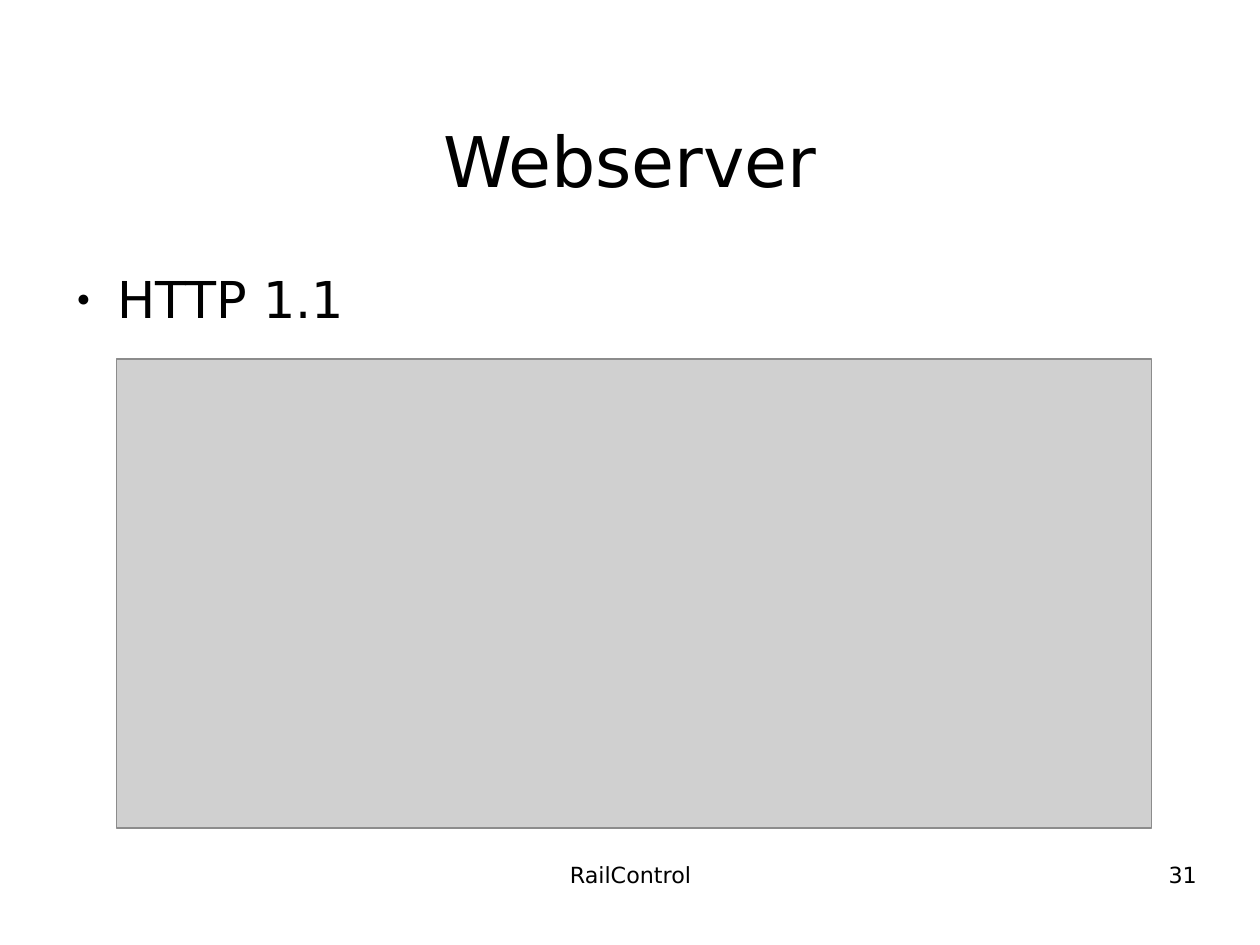
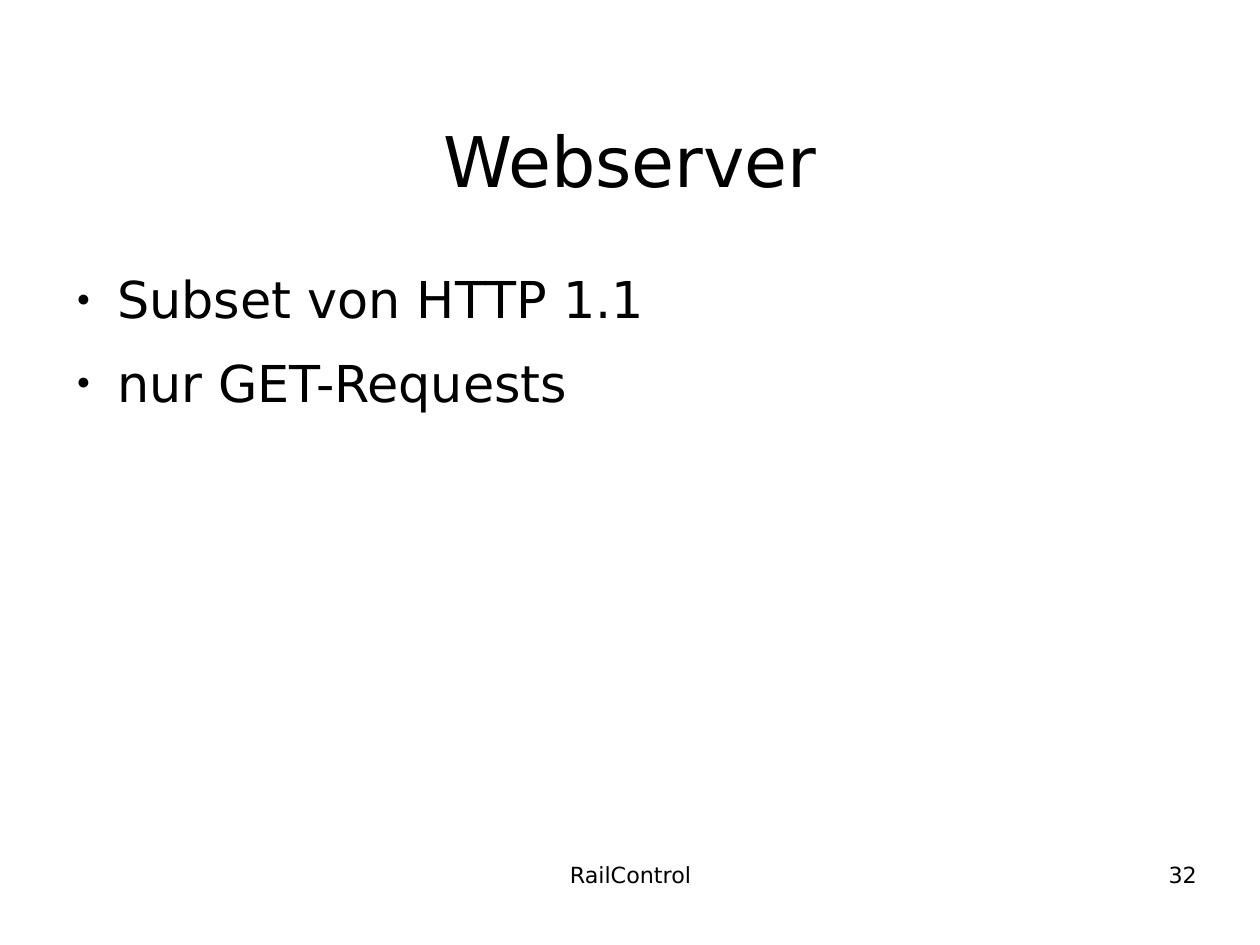
Before and after one commit to teddych/railcontrol, a slide deck: slide 32 of MAS/MAS_Thesis.odp (slide 31 before the commit). Drawn at 1260x945 pixels with LibreOffice and Linux fonts; fonts in the diff are those of the drawing; grey boxes stand for pictures; background and template pictures are left out. Boxes give left, top, right and bottom in pixels: in the first picture for what was removed or moved away, otherwise in the second. Text is boxed around its words. In the diff, an @@ line names an element or a change of style, - is before the commit and + after.

```diff
--- a/MAS/MAS_Thesis.odp
+++ b/MAS/MAS_Thesis.odp
@@ text at box(117, 279, 644, 413): text changed @@
-● HTTP 1.1
+● Subset von HTTP 1.1
+● nur GET-Requests
@@ picture removed at box(117, 359, 1153, 828) @@
@@ page number at box(1169, 866, 1197, 884): text changed @@
-31
+32
```
Also in this commit, not shown: 27 slides added.
